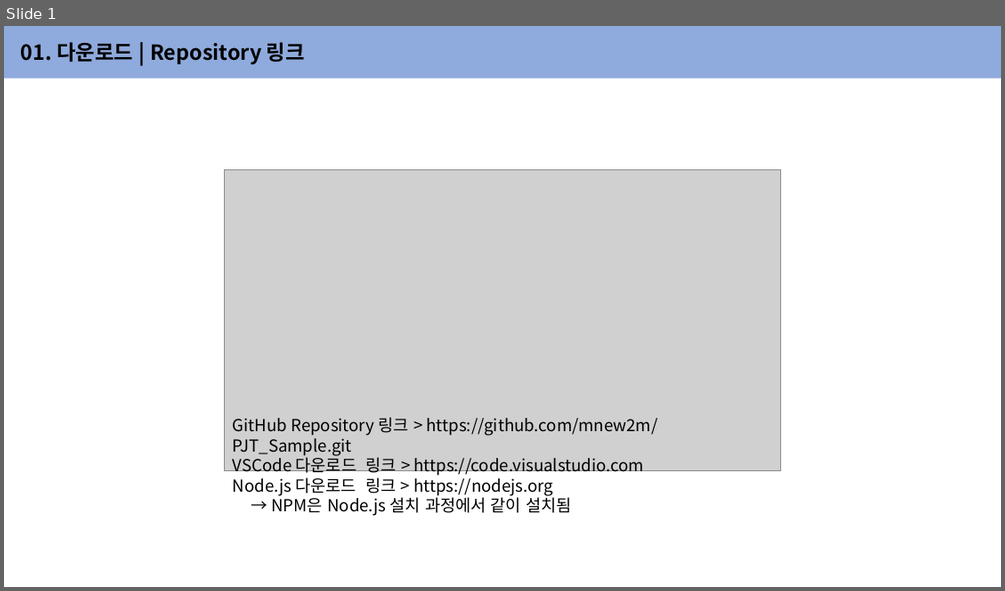
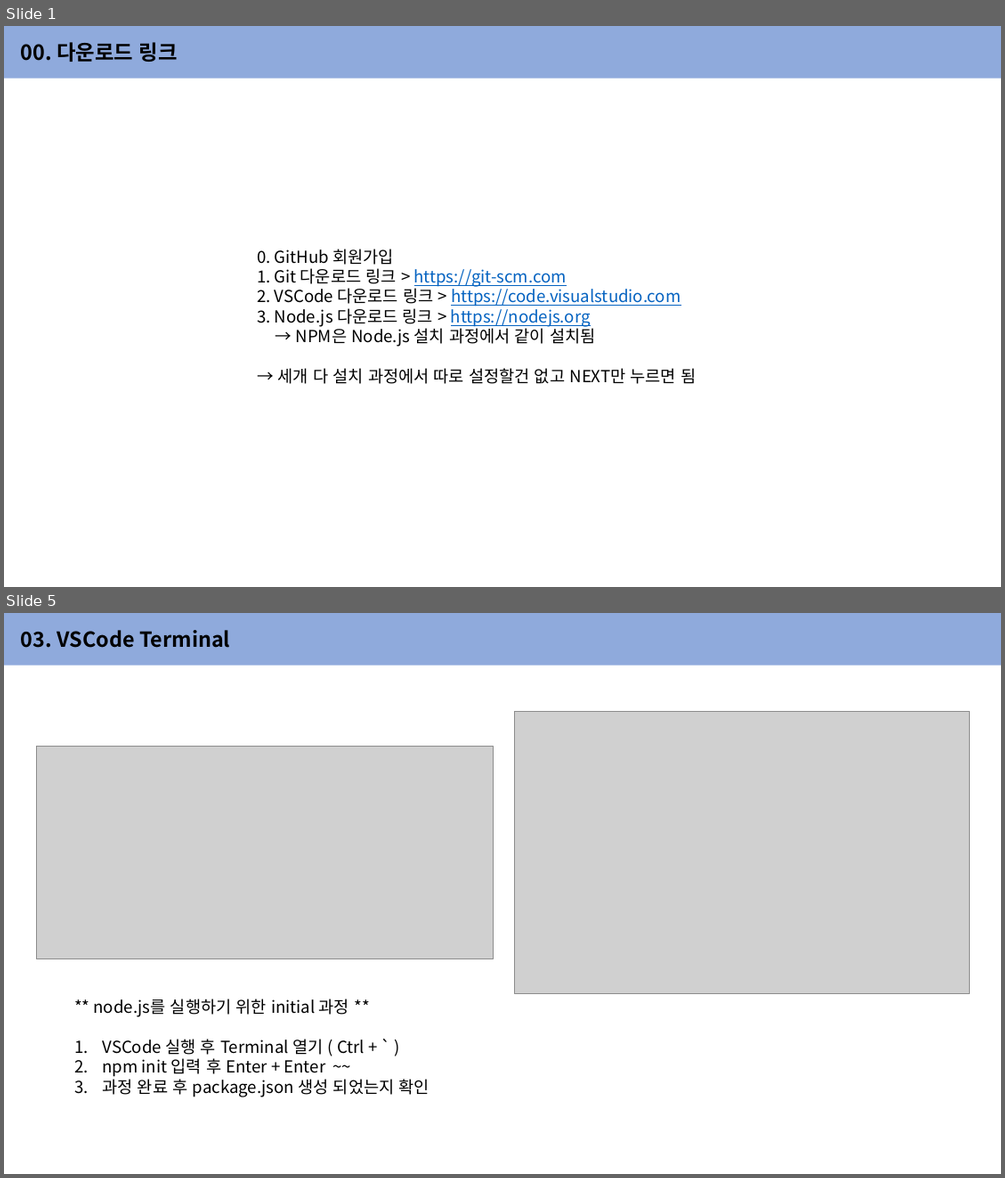
Before and after one commit to mnew2m/MC_Framework, a slide deck: Setting/VSCode Setting.pptx. Shown one above the other, each under a label of ours: slide 1 before the commit, slides 1 and 5 after it; the slides between them are not shown. The pictures are 1005x591 and 1005x1178 pixels, drawn with LibreOffice and Linux fonts; fonts in the diff are those of the drawing; grey boxes stand for pictures. Boxes give left, top, right and bottom in pixels: in the first picture for what was removed or moved away, otherwise in the second. Text is boxed around its words. In the diff, an @@ line names an element or a change of style, - is before the commit and + after.

```diff
--- a/Setting/VSCode Setting.pptx
+++ b/Setting/VSCode Setting.pptx
@@ slide 5 added at (x1=4, y1=613, x2=1001, y2=1174), background #FFFFFF @@
@@ rectangle added at (x1=4, y1=613, x2=1001, y2=666), fill #8FAADC, 20 pt, text #000000, bold @@
+03. VSCode Terminal
@@ picture added at (x1=515, y1=712, x2=970, y2=994) @@
@@ picture added at (x1=36, y1=747, x2=493, y2=958) @@
@@ text added at (x1=94, y1=998, x2=429, y2=1097), 16 pt, text #000000 @@
+** node.js를 실행하기 위한 initial 과정 **
+1. VSCode 실행 후 Terminal 열기 ( Ctrl + ` )
+2. npm init 입력 후 Enter + Enter ~~
+3. 과정 완료 후 package.json 생성 되었는지 확인
@@ slide 1 changed as well @@
@@ text in rectangle at (x1=21, y1=42, x2=178, y2=62): text changed @@
-01. 다운로드 | Repository 링크
+00. 다운로드 링크
@@ picture removed at (x1=225, y1=169, x2=780, y2=471) @@
@@ text "0. GitHub 회원가입" moved from (x1=233, y1=417, x2=658, y2=513) to (x1=257, y1=248, x2=696, y2=384) @@
@@ text at (x1=257, y1=248, x2=680, y2=327): text changed; text colour #000000 to #0563C1 @@
-GitHub Repository 링크 > https://github.com/mnew2m/PJT_Sample.git
-VSCode 다운로드 링크 > https://code.visualstudio.com
-Node.js 다운로드 링크 > https://nodejs.org
+0. GitHub 회원가입
+1. Git 다운로드 링크 > https://git-scm.com
+2. VSCode 다운로드 링크 > https://code.visualstudio.com
+3. Node.js 다운로드 링크 > https://nodejs.org
@@ text at (x1=278, y1=368, x2=696, y2=384): paragraph added @@
+→ 세개 다 설치 과정에서 따로 설정할건 없고 NEXT만 누르면 됨
```
Also in this commit, not shown: 2 other slides changed, 3 other slides added.
